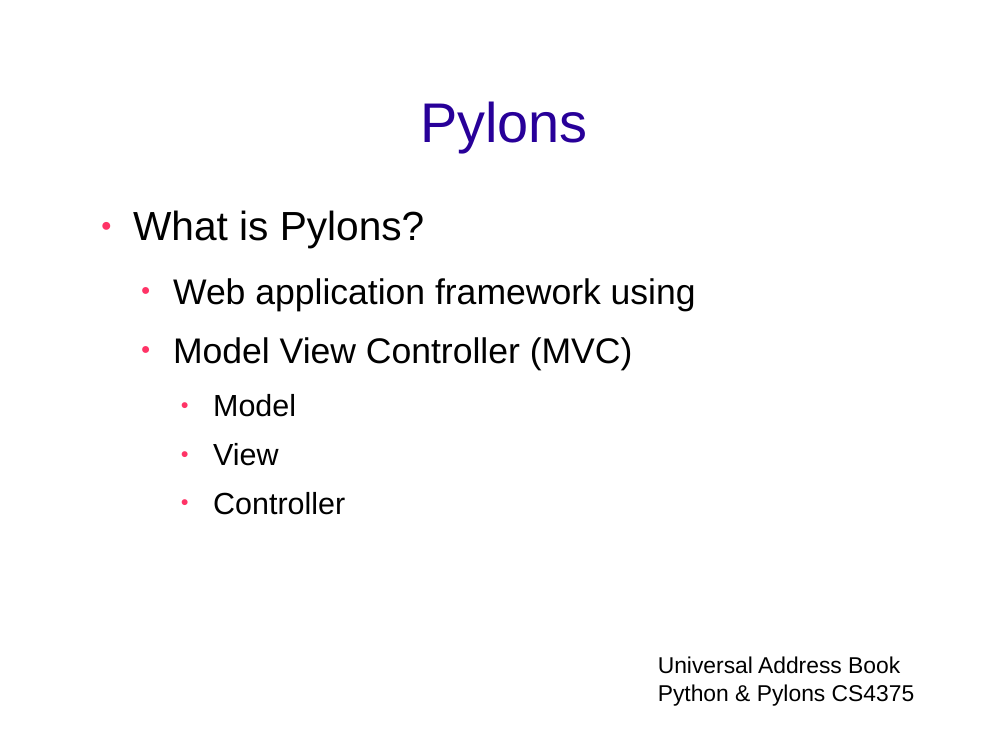
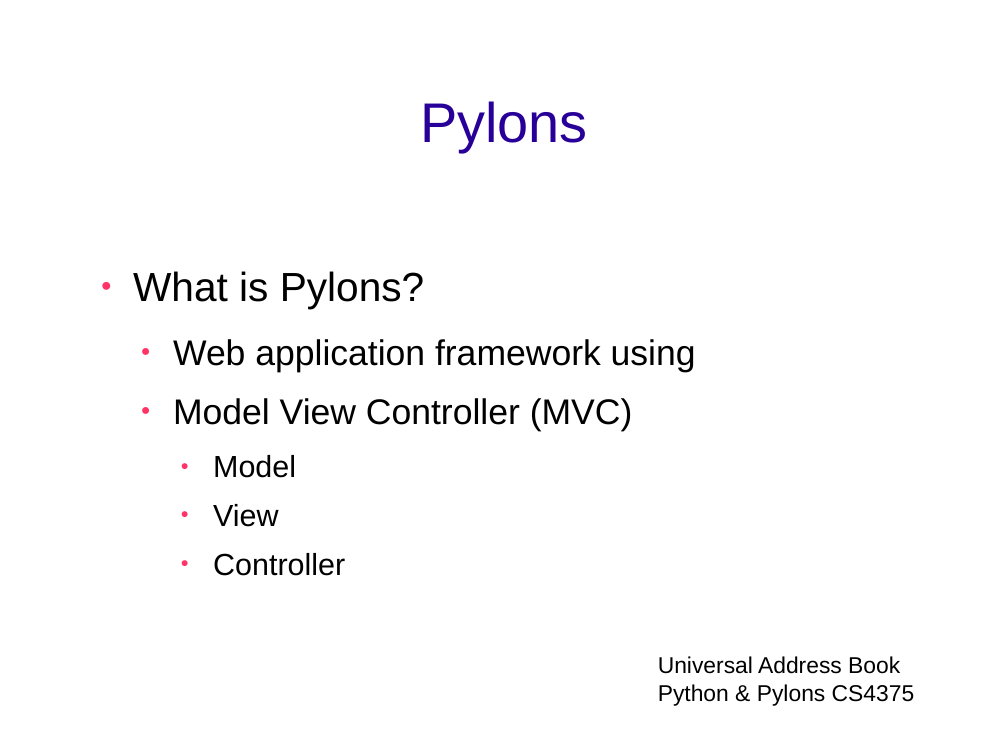
Before and after one commit to tdyhacker/pythonexploration, a slide deck: slide 2 of compeggirl/UnivAddBook Judge Presentation.ppt. Drawn at 1008x756 pixels with LibreOffice and Linux fonts; fonts in the diff are those of the drawing; background and template pictures are left out. Boxes give left, top, right and bottom in pixels: in the first picture for what was removed or moved away, otherwise in the second. Text is boxed around its words. In the diff, an @@ line names an element or a change of style, - is before the commit and + after.

```diff
--- a/compeggirl/UnivAddBook Judge Presentation.ppt
+++ b/compeggirl/UnivAddBook Judge Presentation.ppt
@@ text "What is Pylons?" at box(133, 271, 696, 576): vertical alignment top to middle @@
```
Also in this commit, not shown: 2 other slides changed, 1 slide added.
